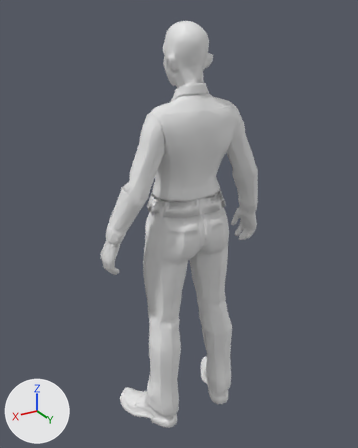
Before and after pictures for a commit that changed the Blender file ASSETS/MODELS/fit/HEAD_FUSED_FEMALE.blend.
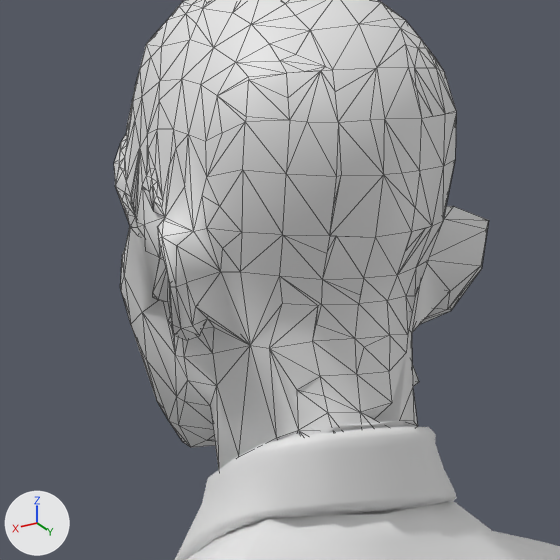
Each version is shown whole from a camera (50 mm lens) standing at (0.56, 0.914, 0.978) and looking at (0.001, -0.017, 0.513), then close up on the part from 41% to 62% of the width and 6% to 23% of the height. Every picture has the same lights, and +X, +Y and +Z are marked at lower left. The first two pictures are the older version. The close-ups show mesh edges as thin lines.

The scene before the commit, as lines of its bpy script (objects in view):
```python
me_body_head = bpy.data.meshes.new('Body_Head')
me_body_head.from_pydata(...)  # 770 vertices, 1484 faces; spans x -0.053..0.052, y -0.057..0.059, z 0.797..0.96
me_outfit_shirt = bpy.data.meshes.new('Outfit_Shirt')
me_outfit_shirt.from_pydata(...)  # 3004 vertices, 5980 faces; spans x -0.2..0.199, y -0.049..0.085, z 0.522..0.846
ob_body_head = bpy.data.objects.new('Body_Head', me_body_head)
ob_body_head.location = (0.0, 0.0, 0.0)
ob_outfit_shirt = bpy.data.objects.new('Outfit_Shirt', me_outfit_shirt)
ob_outfit_shirt.location = (0.0, 0.0, 0.0)
```
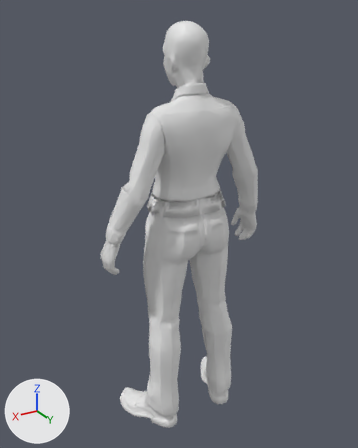
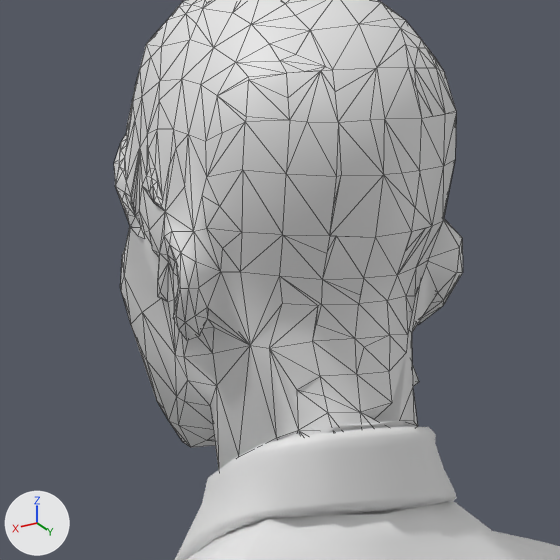
What differs and where, as boxes [x1, y1, x2, y2] in the close-ups (560 x 560 px; the box of a moved part takes in the faces that stretch with it):
'Body_Head', reshaped
    before: [114, 0, 489, 469]
    after: [114, 0, 463, 469]
part 1 of me_body_head, moved or reshaped
    both: [124, 149, 250, 344]
part 2 of me_body_head, moved or reshaped
    before: [412, 206, 489, 332]
    after: [412, 219, 463, 332]

The edits, one by one:
me_body_head is used by ob_body_head; location (0.0, 0.0, 0.0).
me_body_head had 770 vertices, 1484 faces and spanned x -0.053..0.052, y -0.057..0.059, z 0.797..0.96.
me_body_head now has 770 vertices, 1484 faces and spans x -0.046..0.046, y -0.057..0.059, z 0.797..0.96.
me_body_head part 1: 31 of 770 vertices moved; they spanned x 0.04..0.052, y -0.005..0.034, z 0.868..0.9 and now span x 0.037..0.046, y -0.003..0.031, z 0.87..0.902; mean shift (-0.002, 0.0, 0.0); largest move (0.049, 0.033, 0.893) -> (0.042, 0.031, 0.888).
me_body_head part 2: 27 of 770 vertices moved; they spanned x -0.053..-0.04, y 0.005..0.034, z 0.868..0.899 and now span x -0.046..-0.038, y 0.005..0.031, z 0.87..0.898; mean shift (0.002, -0.001, -0.001); largest move (-0.05, 0.033, 0.893) -> (-0.043, 0.031, 0.888).
